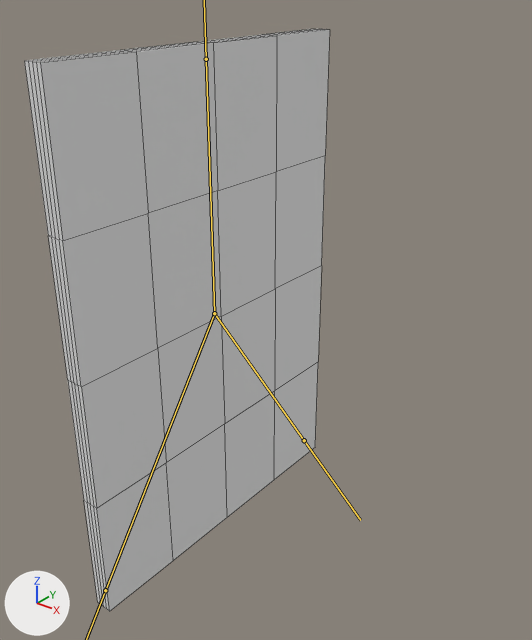
The FBX model Characters/paper.fbx as it was, and as the next commit left it.
The view is the same before and after, from a camera (50 mm lens) standing at (4.63, -4.96, 3.2) and looking at (0.77, -0.14, 0.21). Arrows for +X, +Y and +Z are at lower left; the lights stay in place. The bones that bend it are drawn over the model as lines. Mesh edges are drawn as thin lines.
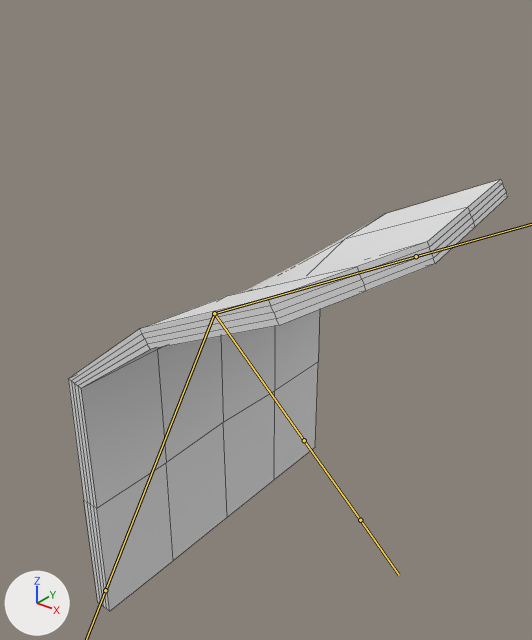
Commit message: Updated paper + anim, rip Dan

The newer file adds an action. The first version stands in its rest pose; the second is drawn at frame 4 of the action 'Armature|Parry'.

Edits to the bpy script that builds the scene:
```text
Change bone_head:
    where bone_head = bpy.data.objects['Armature'].pose.bones['Head']
    bone_head.rotation_quaternion: (1.0, 0.0, 0.0, 0.0) -> (0.855, 0.0, 0.0, -0.518)  # degrees (0, 0, 0) -> degrees (0, 0, -62)
```

What differs and where, as boxes (x1, y1, x2, y2) in the pictures (532 x 640 px):
'Cube', posed (44% wider, 26% shorter)
    before: (25, 29, 330, 611)
    after: (68, 179, 508, 611)
bone 'Head', root to tip
    before: (214, 313) to (206, 59)
    after: (214, 313) to (416, 256)
